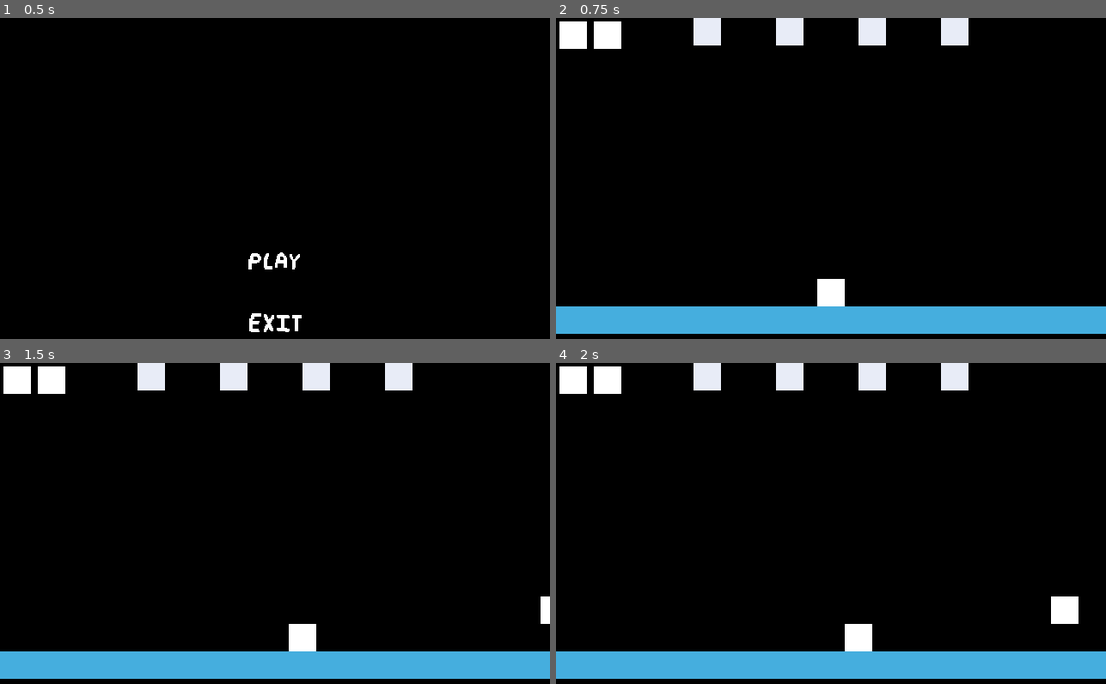
Above: before the commit, frames 1-4 (two rows, left to right).
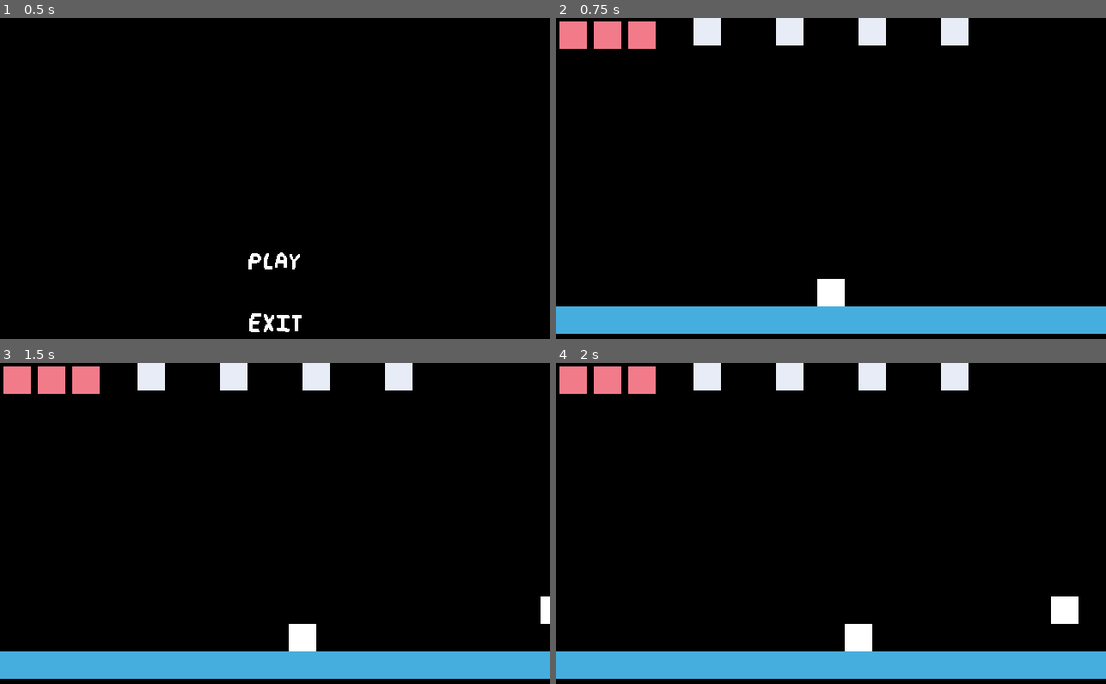
Above: after the commit, the same moments.

Repository: ChrisCee2/20gc3frogger
Game: Godot game, scene res://ui/main_menu.tscn
Two runs of this game, one before a commit and one after it. Both use one fixed random seed, a clock stepped at 60 frames per second and the inputs below.
Inputs (mouse positions are in pixels of both pictures, inside the frame that each line leads up to):
- Up to frame 1 (0.5 s): no input
- Up to frame 2 (0.75 s): click (831, 261) at 0.5 s
- Up to frame 3 (1.5 s): tap Enter at 1.25 s; move the mouse to (396, 610) at 1.27 s; hold D (right) from 1.28 s (still down)
- Up to frame 4 (2 s): keep holding D (right)

Frame 1 is identical in both runs. In frame 2, 1.3% of the frame differs, in the area x 0-19%, y 1-10%; in frame 3, 1.3%; in frame 4, 1.3%.

Commit message:
GC3-28: Connect lives UI with game

Diff:
--- a/controllers/game_controller.gd
+++ b/controllers/game_controller.gd
@@ -9,6 +9,7 @@
 
 @export_group("UI")
 @export var game_end_menu: GameEndMenu
+@export var lives_ui: Lives
 
 @export_group("Game Settings")
 @export_range(1, 10) var lives: int = 3
@@ -33,6 +34,7 @@
 	player.activate()
 	is_started = true
 	is_finished = false
+	lives_ui.set_lives(lives)
 
 func finish() -> void:
 	is_finished = true
@@ -40,6 +42,7 @@
 
 func _on_player_fail() -> void:
 	lives -= 1
+	lives_ui.remove_life()
 	player.hide()
 	if lives <= 0:
 		finish()
--- a/test_scene.tscn
+++ b/test_scene.tscn
@@ -16,6 +16,8 @@
 
 [sub_resource type="CanvasTexture" id="CanvasTexture_7cbxl"]
 
+[sub_resource type="CanvasTexture" id="CanvasTexture_vr1i5"]
+
 [node name="TestScene" type="Node2D"]
 
 [node name="Camera2D" type="Camera2D" parent="."]
@@ -25,11 +27,12 @@
 
 [node name="Player" parent="." instance=ExtResource("1_ia1lp")]
 
-[node name="GameController" parent="." node_paths=PackedStringArray("beds", "play_area", "player", "game_end_menu") instance=ExtResource("4_coq8p")]
+[node name="GameController" parent="." node_paths=PackedStringArray("beds", "play_area", "player", "game_end_menu", "lives_ui") instance=ExtResource("4_coq8p")]
 beds = NodePath("../Beds")
 play_area = NodePath("../PlayArea")
 player = NodePath("../Player")
 game_end_menu = NodePath("../CanvasLayer/GameEndMenu")
+lives_ui = NodePath("../CanvasLayer/Lives")
 
 [node name="Water" parent="." instance=ExtResource("6_7cbxl")]
 z_index = -1
@@ -81,4 +84,11 @@
 
 [node name="GameEndMenu" parent="CanvasLayer" instance=ExtResource("9_njel3")]
 
-[node name="Lives" parent="CanvasLayer" instance=ExtResource("10_vr1i5")]
+[node name="Lives" parent="CanvasLayer" node_paths=PackedStringArray("life_sprite") instance=ExtResource("10_vr1i5")]
+anchors_preset = 0
+life_sprite = NodePath("Sprite2D")
+
+[node name="Sprite2D" type="Sprite2D" parent="CanvasLayer/Lives"]
+modulate = Color(0.946943, 0.481663, 0.540132, 1)
+scale = Vector2(32, 32)
+texture = SubResource("CanvasTexture_vr1i5")
--- a/ui/lives.tscn
+++ b/ui/lives.tscn
@@ -1,8 +1,6 @@
-[gd_scene load_steps=3 format=3 uid="uid://cqr02dvtuihdd"]
+[gd_scene load_steps=2 format=3 uid="uid://cqr02dvtuihdd"]
 
 [ext_resource type="Script" uid="uid://b31p5drlj8fek" path="res://ui/lives.gd" id="1_posq7"]
-
-[sub_resource type="CanvasTexture" id="CanvasTexture_0s3oi"]
 
 [node name="Lives" type="HBoxContainer"]
 anchors_preset = -1
@@ -12,17 +10,3 @@
 theme_override_constants/separation = 40
 alignment = 2
 script = ExtResource("1_posq7")
-
-[node name="Panel" type="Panel" parent="."]
-layout_mode = 2
-
-[node name="Sprite2D" type="Sprite2D" parent="Panel"]
-scale = Vector2(32, 32)
-texture = SubResource("CanvasTexture_0s3oi")
-
-[node name="Panel2" type="Panel" parent="."]
-layout_mode = 2
-
-[node name="Sprite2D" type="Sprite2D" parent="Panel2"]
-scale = Vector2(32, 32)
-texture = SubResource("CanvasTexture_0s3oi")
Not shown: 1 places in test_scene.tscn that only renumber resources
